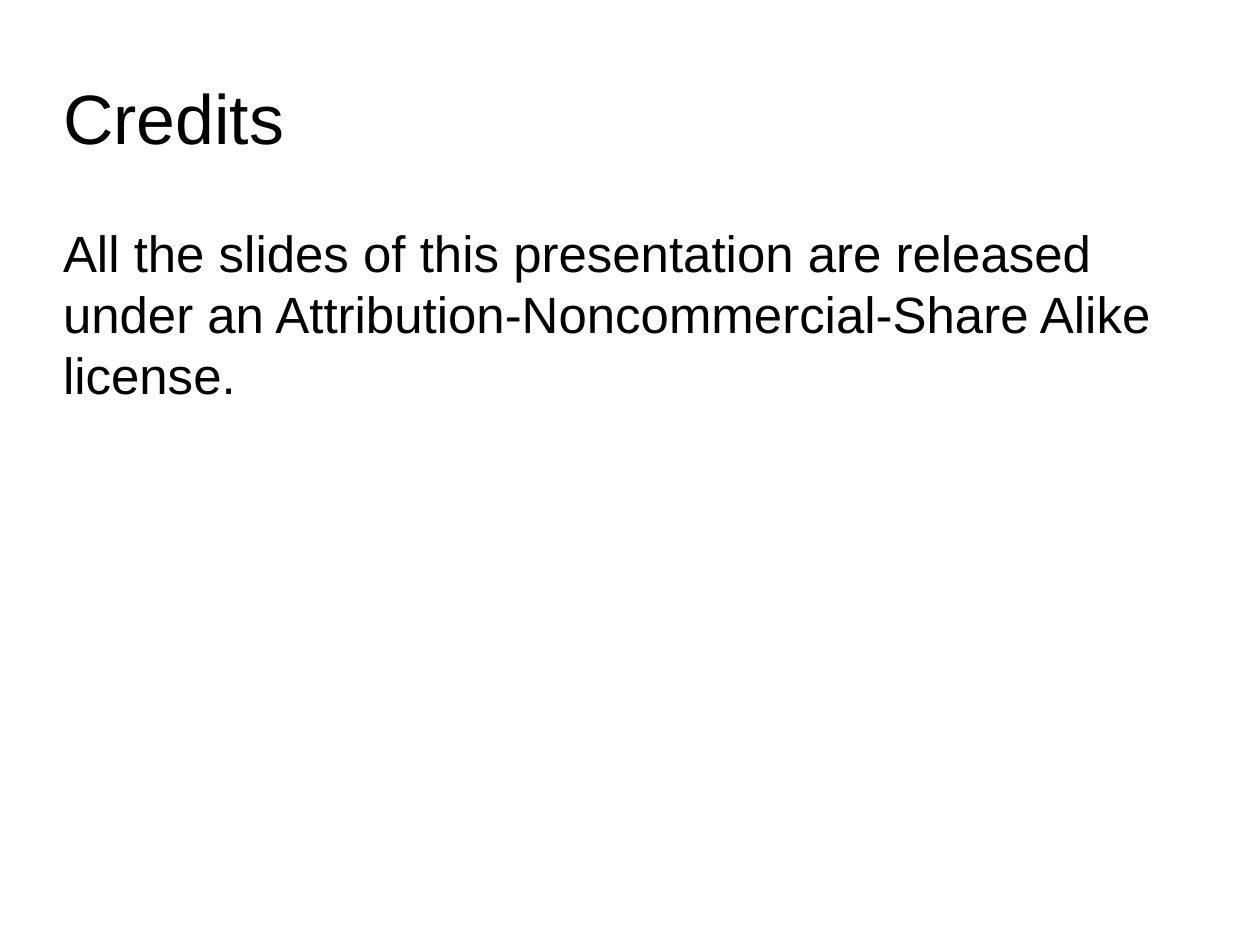
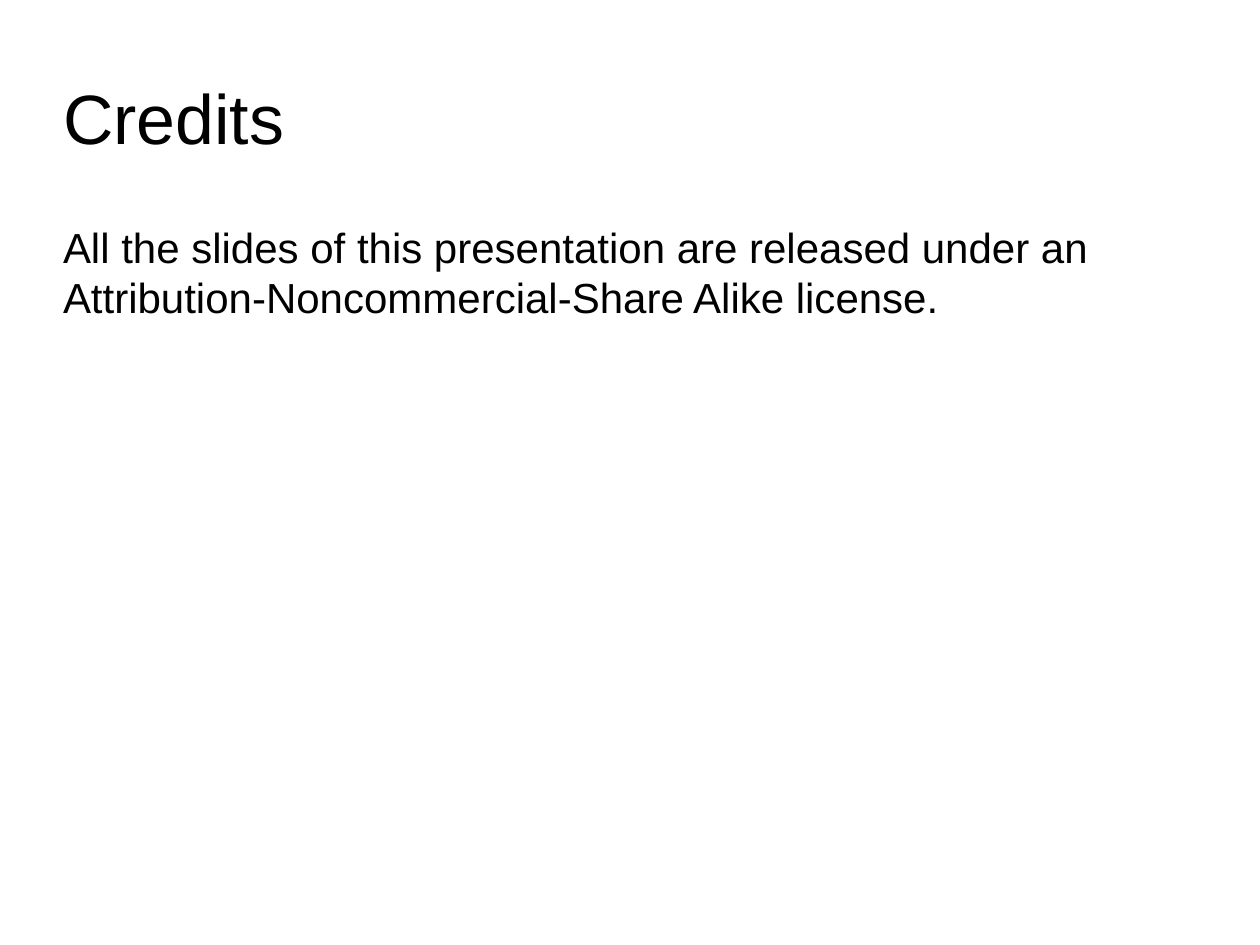
Before and after one commit to MTG/sms-tools, a slide deck: slide 14 of teaching-material/slides/1-Introduction/1-Intro-to-DSP.odp. Drawn at 1260x945 pixels with LibreOffice and Linux fonts; fonts in the diff are those of the drawing. Boxes give left, top, right and bottom in pixels: in the first picture for what was removed or moved away, otherwise in the second. Text is boxed around its words. In the diff, an @@ line names an element or a change of style, - is before the commit and + after.

```diff
--- a/teaching-material/slides/1-Introduction/1-Intro-to-DSP.odp
+++ b/teaching-material/slides/1-Introduction/1-Intro-to-DSP.odp
@@ text "All the slides of this ..." at box(63, 232, 1088, 314): size 29.1 to 24 pt @@
```
Also in this commit, not shown: 1 other slide changed, 18 other files.
